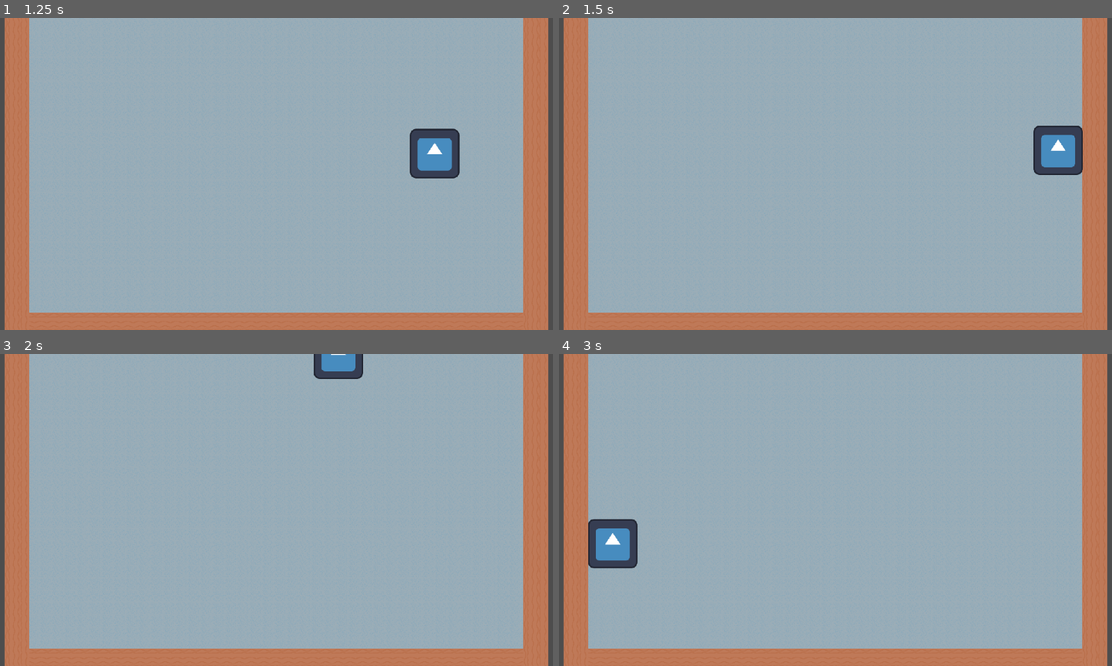
Above: before the commit, frames 1-4 (two rows, left to right).
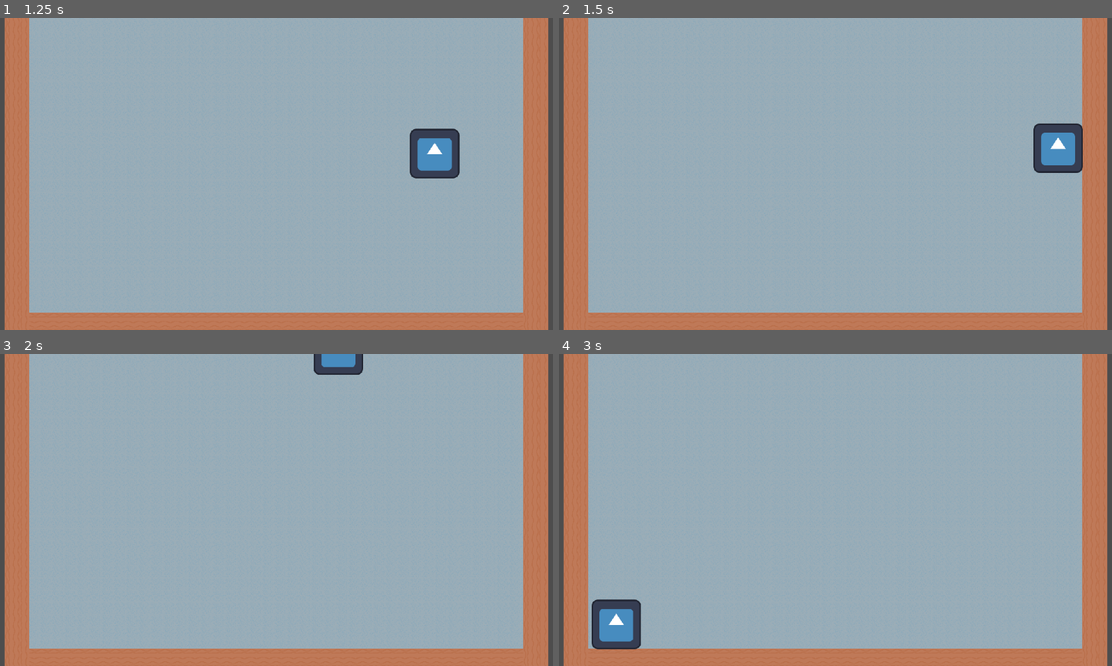
Above: after the commit, the same moments.

Repository: deruitda/ludum-dare-56
Game: Godot game, scene res://andrew_scene.tscn
Two runs of this game, one before a commit and one after it. Both use one fixed random seed, a clock stepped at 60 frames per second and the inputs below. The engine's default icon, where the game draws it, is replaced by a stand-in: a white triangle on a blue panel in a dark square.
Inputs:
- Up to frame 1 (1.25 s): hold D (move_right) from 0.53 s (still down); tap Space (jump) at 0.77 s
- Up to frame 2 (1.5 s): keep holding D (move_right)
- Up to frame 3 (2 s): keep holding D (move_right); tap Space (jump) at 1.52 s
- Up to frame 4 (3 s): release D (move_right) at 2.03 s; hold A (move_left) 2.03-2.78 s; hold D (move_right) from 2.78 s (still down)

Frame 1 is identical in both runs. In frame 2, 0.3% of the frame differs, in the area x 85-95%, y 33-51%; in frame 3, 0.2%; in frame 4, 2.8%, in the area x 5-15%, y 52-95%.

Commit message:
fixing slide

Diff:
--- a/scenes/player/player.gd
+++ b/scenes/player/player.gd
@@ -5,7 +5,7 @@
 @export var jump_velocity: float = 1200.0
 @export var gravity: float = 2000.0
 @export var wall_jump_velocity: float = 1500.0
-@export var wall_slide_speed: float = 200.0
+@export var wall_slide_speed: float = 50.0
 @export var air_resistance: float = 300.0
 
 @onready var is_floor_jumping: bool = false
@@ -56,7 +56,7 @@
 
 
 func get_is_pointing_to_wall():
-	return (get_wall_normal().x > 0 and direction_input > 0) or (get_wall_normal().x < 0 and direction_input > 0)
+	return (get_wall_normal().x < 0 and direction_input > 0) or (get_wall_normal().x > 0 and direction_input < 0)
 
 func set_is_wall_sliding_input() -> void:
 	if is_floor_jumping || is_wall_jumping || is_on_floor():
